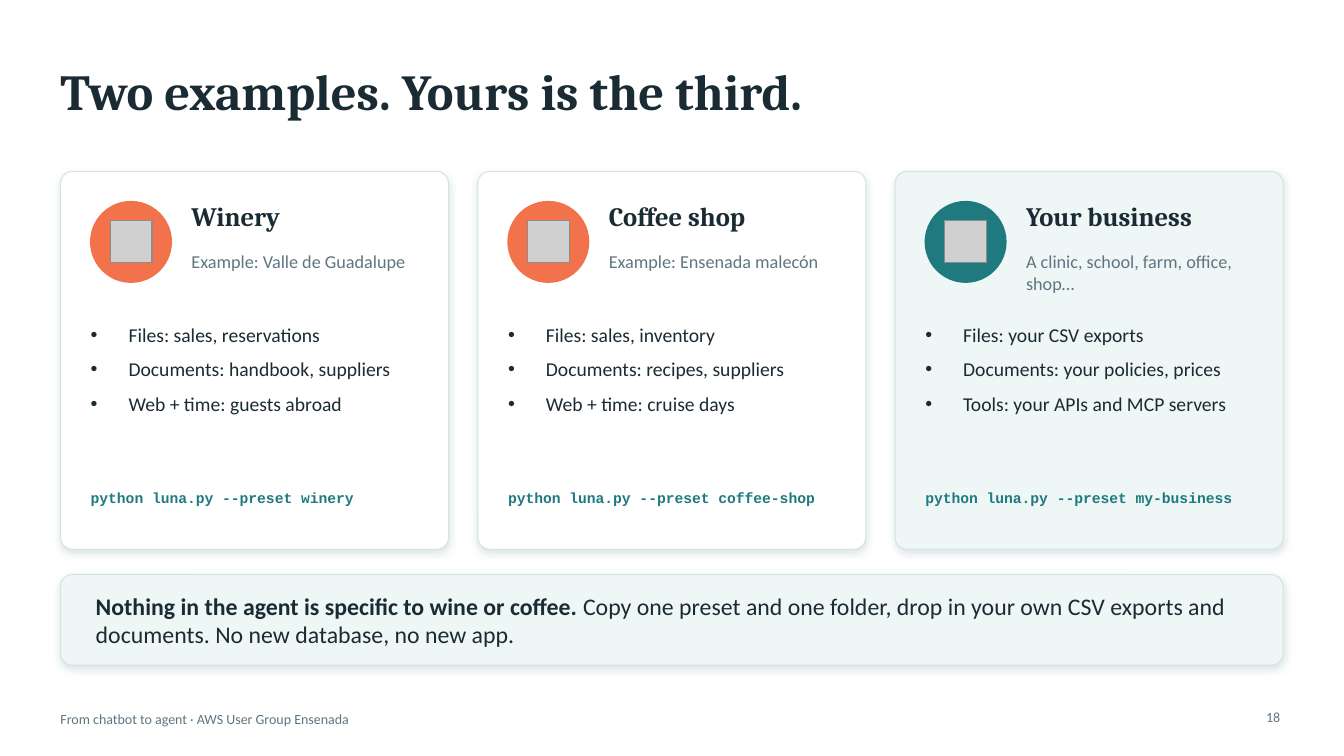
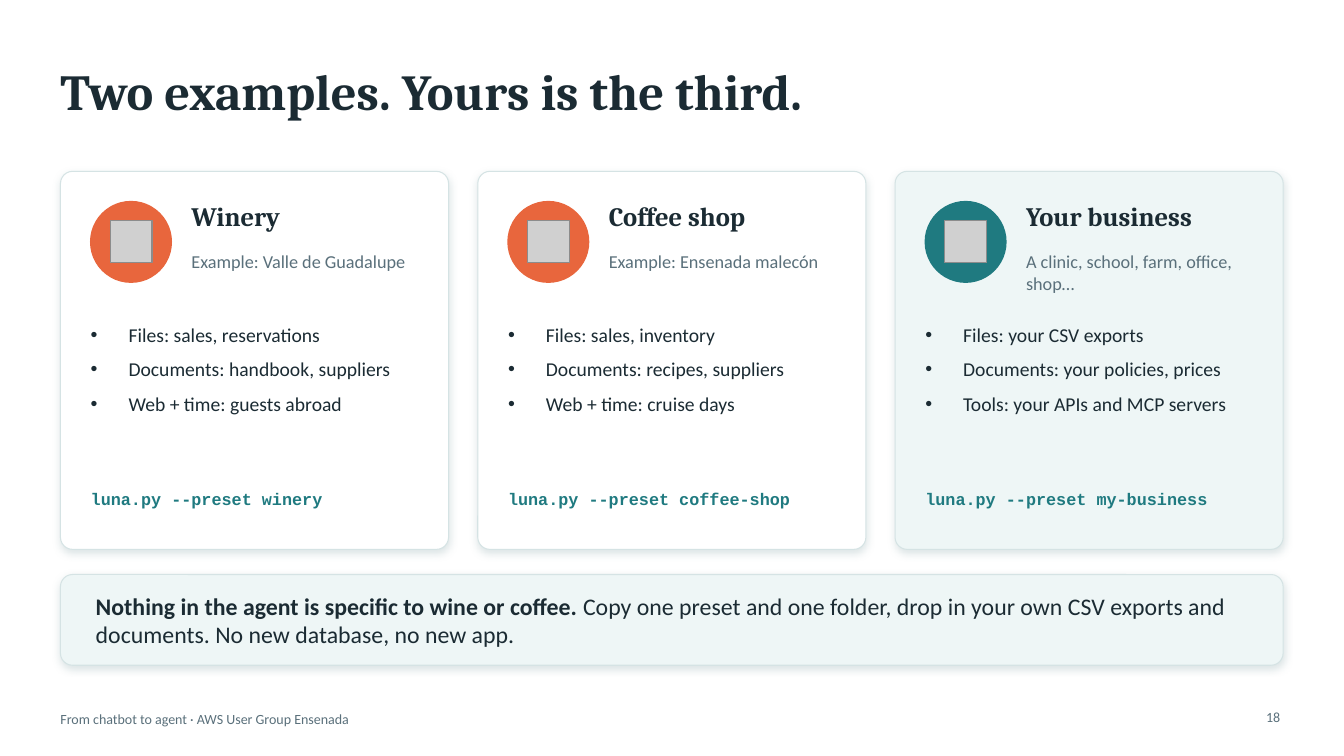
Before and after one commit to aws-ug-ensenada/claude-on-aws-ensenada, a slide deck: slide 18 of docs/slides/claude-on-aws-ensenada.pptx. Drawn at 1344x756 pixels with LibreOffice and Linux fonts; fonts in the diff are those of the drawing; grey boxes stand for pictures. Boxes give left, top, right and bottom in pixels: in the first picture for what was removed or moved away, otherwise in the second. Text is boxed around its words. In the diff, an @@ line names an element or a change of style, - is before the commit and + after.

```diff
--- a/docs/slides/claude-on-aws-ensenada.pptx
+++ b/docs/slides/claude-on-aws-ensenada.pptx
@@ text at (91,493,322,509): text changed; size 10.5 to 12 pt @@
-python luna.py --preset winery
+luna.py --preset winery
@@ text at (508,493,790,509): text changed; size 10.5 to 12 pt @@
-python luna.py --preset coffee-shop
+luna.py --preset coffee-shop
@@ text at (925,493,1208,509): text changed; size 10.5 to 12 pt @@
-python luna.py --preset my-business
+luna.py --preset my-business
```
Also in this commit, not shown: 37 other slides changed, 14 other files.
